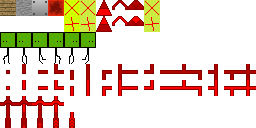
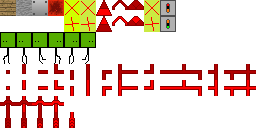
Revision of a layered w=256, h=128 image; what changed, layer by layer:
painted on "atlas.png" over [160, 0, 176, 32]
